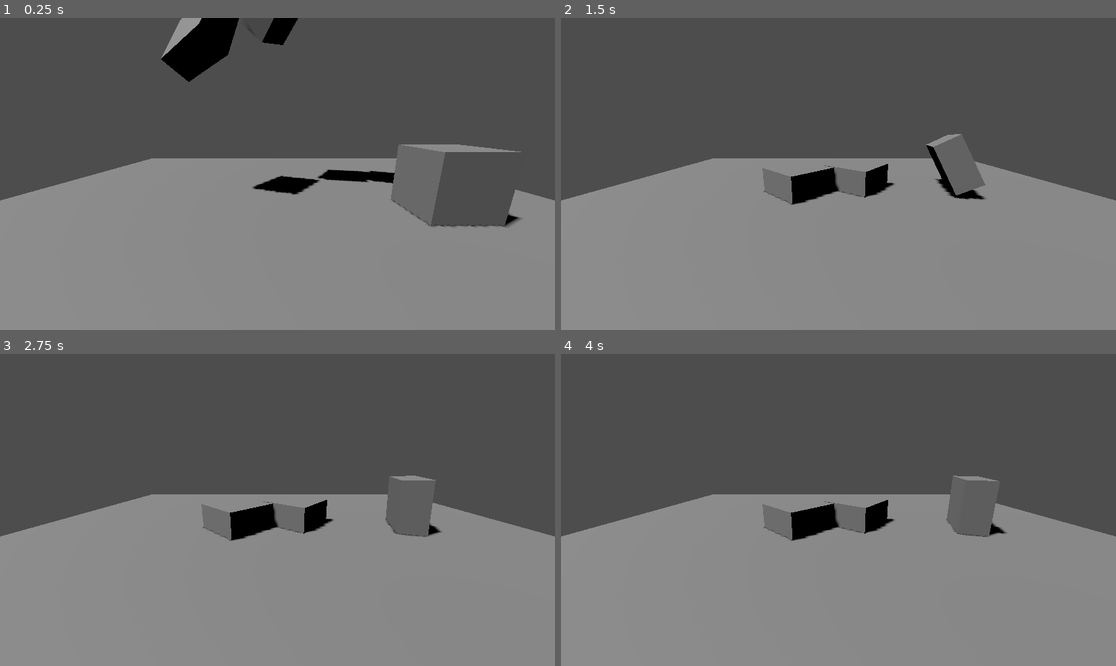
Above: before the commit, frames 1-4 (two rows, left to right).
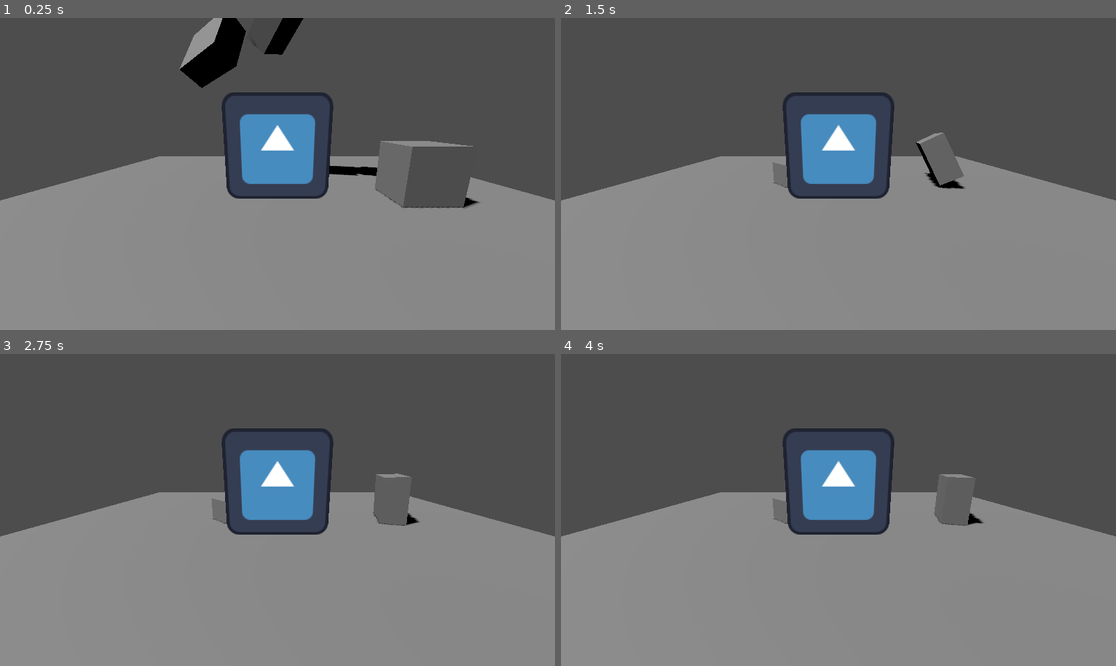
Above: after the commit, the same moments.

Repository: Waterhorse928/Ruined-Conceptum
Game: Godot game, scene res://level_1.tscn
The game is run twice, just before and just after one commit, with the same random seed, the same clock (stepped at 60 frames per second) and the same inputs. The project has no main scene, so this scene is started directly. The engine's default icon, where the game draws it, is replaced by a stand-in: a white triangle on a blue panel in a dark square.
Inputs:
- Up to frame 1 (0.25 s): no input
- Up to frame 2 (1.5 s): tap Enter (ui_accept) at 0.5, 0.77 s; hold Right (ui_right) 0.53-1.28 s; hold Down (ui_down) from 1.28 s (still down)
- Up to frame 3 (2.75 s): tap Enter (ui_accept) at 1.52 s; release Down (ui_down) at 2.03 s; hold Right (ui_right) from 2.03 s (still down)
- Up to frame 4 (4 s): release Right (ui_right) at 2.78 s; hold Up (ui_up) 2.78-3.53 s; tap Enter (ui_accept) at 3.02, 3.5, 3.77 s; hold Left (ui_left) from 3.53 s (still down)

The runs differ from the first frame. In frame 1, 11% of the frame differs, in the area x 24-94%, y 0-68%; in frame 2, 6.3%; in frame 3, 6.2%; in frame 4, 6.2%.

Commit message:
hello world
Can't go wrong with tradition

Diff:
--- a/Icon.gd
+++ b/Icon.gd
@@ -1,9 +1,15 @@
 extends Sprite3D
 
+var coins = 5
+var player_name = "robot"
+var hearts = 3.5
+const SPEED = 2
+# This is incredible
 
 # Called when the node enters the scene tree for the first time.
 func _ready():
-	pass # Replace with function body.
+	print("hello world")
+	# Gotta stick to tradition
 
 
 # Called every frame. 'delta' is the elapsed time since the previous frame.
--- a/level_1.tscn
+++ b/level_1.tscn
@@ -1,7 +1,9 @@
-[gd_scene load_steps=5 format=3 uid="uid://bmb70v877p885"]
+[gd_scene load_steps=7 format=3 uid="uid://bmb70v877p885"]
 
 [ext_resource type="PackedScene" uid="uid://c3bc7rx6xq2kl" path="res://block.tscn" id="1_44vab"]
 [ext_resource type="PackedScene" uid="uid://dgsim8atch2iy" path="res://bartholomew.tscn" id="2_4wbqv"]
+[ext_resource type="Texture2D" uid="uid://bfiatcrlqu24h" path="res://icon.svg" id="3_pfx0n"]
+[ext_resource type="Script" path="res://Icon.gd" id="4_s37wd"]
 
 [sub_resource type="BoxMesh" id="BoxMesh_116lb"]
 size = Vector3(10, 0.5, 10)
@@ -12,7 +14,7 @@
 [node name="Level1" type="Node3D"]
 
 [node name="Camera3D" type="Camera3D" parent="."]
-transform = Transform3D(1, 0, 0, 0, 0.970586, 0.240753, 0, -0.240753, 0.970586, 0, 1.34327, 3)
+transform = Transform3D(1, 0, 0, 0, 0.970586, 0.240753, 0, -0.240753, 0.970586, 0, 1.34327, 3.62646)
 
 [node name="Floor" type="StaticBody3D" parent="."]
 transform = Transform3D(1, 0, 0, 0, 1, 0, 0, 0, 1, 0, -0.252573, 0)
@@ -41,3 +43,8 @@
 
 [node name="Bartholomew" parent="." instance=ExtResource("2_4wbqv")]
 transform = Transform3D(1, 0, 0, 0, 1, 0, 0, 0, 1, 2.57305, 0.797873, 0)
+
+[node name="Icon" type="Sprite3D" parent="."]
+transform = Transform3D(1, 0, 0, 0, 1, 0, 0, 0, 1, 0, 1.04787, 1.18031)
+texture = ExtResource("3_pfx0n")
+script = ExtResource("4_s37wd")
